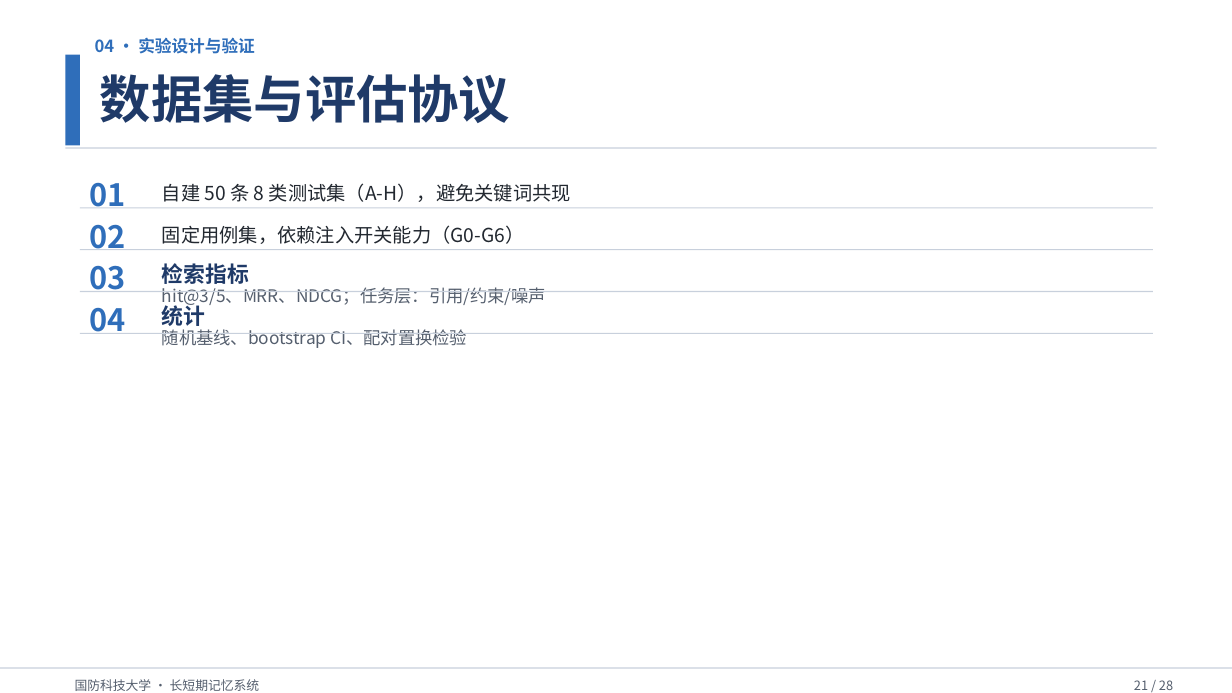
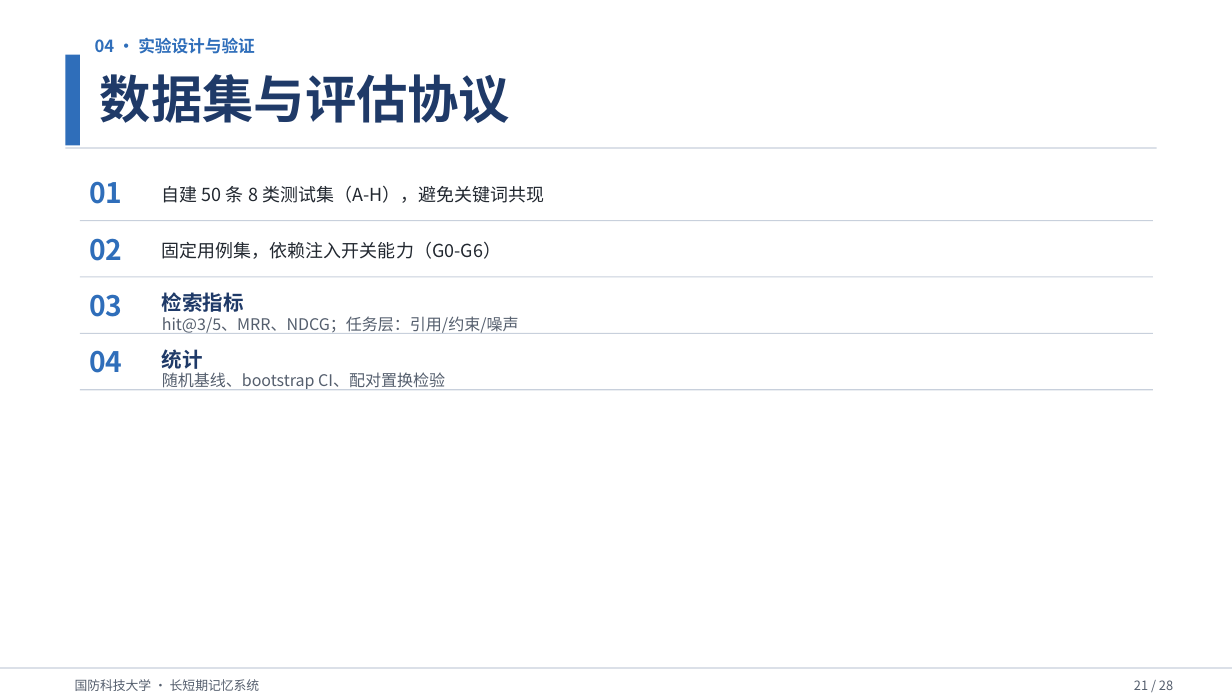
Before and after one commit to Outer-nebula-observer/yz-03, a slide deck: slide 21 of 汇报PPT/最终汇报成果.pptx. Drawn at 1232x693 pixels with LibreOffice and Linux fonts; fonts in the diff are those of the drawing. Boxes give left, top, right and bottom in pixels: in the first picture for what was removed or moved away, otherwise in the second. Text is boxed around its words. In the diff, an @@ line names an element or a change of style, - is before the commit and + after.

```diff
--- a/汇报PPT/最终汇报成果.pptx
+++ b/汇报PPT/最终汇报成果.pptx
@@ text "自建 50 条 8 类测试集（A-H），避免关键词共现" at bbox=[162, 186, 544, 203]: size 15 to 14 pt @@
@@ text "02": place and size @@
-text "02" at bbox=[89, 224, 125, 250]
+text "02" at bbox=[89, 238, 122, 261]
@@ rectangle: place and size @@
-rectangle at bbox=[80, 207, 1153, 208]
+rectangle at bbox=[80, 220, 1153, 221]
@@ text "固定用例集，依赖注入开关能力（G0-G6）" at bbox=[162, 242, 501, 259]: size 15 to 14 pt @@
@@ text "固定用例集，依赖注入开关能力（G0-G6）": place and size @@
-text "固定用例集，依赖注入开关能力（G0-G6）" at bbox=[162, 225, 525, 244]
+text "固定用例集，依赖注入开关能力（G0-G6）" at bbox=[162, 242, 501, 259]
@@ text "03": place and size @@
-text "03" at bbox=[89, 265, 125, 292]
+text "03" at bbox=[89, 294, 122, 317]
@@ rectangle: place and size @@
-rectangle at bbox=[80, 250, 1153, 250]
+rectangle at bbox=[80, 276, 1153, 277]
@@ text "检索指标": place and size @@
-text "检索指标" at bbox=[162, 263, 249, 284]
+text "检索指标" at bbox=[162, 292, 244, 312]
@@ text "检索指标" at bbox=[162, 292, 244, 312]: size 17 to 16 pt @@
@@ text "hit@3/5、MRR、NDCG；任务层：引用/约束/噪声": place and size @@
-text "hit@3/5、MRR、NDCG；任务层：引用/约束/噪声" at bbox=[162, 287, 546, 308]
+text "hit@3/5、MRR、NDCG；任务层：引用/约束/噪声" at bbox=[162, 316, 519, 334]
@@ text "hit@3/5、MRR、NDCG；任务层：引用/约束/噪声" at bbox=[162, 316, 519, 334]: size 13.5 to 12.5 pt @@
@@ size 24 to 22 pt in 4 elements at bbox=[89, 181, 122, 204], bbox=[89, 238, 122, 261], bbox=[89, 294, 122, 317], bbox=[89, 350, 122, 373] @@
@@ text "04": place and size @@
-text "04" at bbox=[89, 308, 125, 334]
+text "04" at bbox=[89, 350, 122, 373]
@@ text "统计" at bbox=[162, 349, 203, 373]: size 17 to 16 pt @@
@@ text "统计": place and size @@
-text "统计" at bbox=[162, 302, 206, 330]
+text "统计" at bbox=[162, 349, 203, 373]
@@ rectangle: place and size @@
-rectangle at bbox=[80, 291, 1153, 292]
+rectangle at bbox=[80, 389, 1153, 390]
@@ text "随机基线、bootstrap CI、配对置换检验" at bbox=[162, 372, 445, 390]: size 13.5 to 12.5 pt @@
@@ text "随机基线、bootstrap CI、配对置换检验": place and size @@
-text "随机基线、bootstrap CI、配对置换检验" at bbox=[162, 329, 467, 348]
+text "随机基线、bootstrap CI、配对置换检验" at bbox=[162, 372, 445, 390]
```
Also in this commit, not shown: 18 other slides changed, 1 other file.
